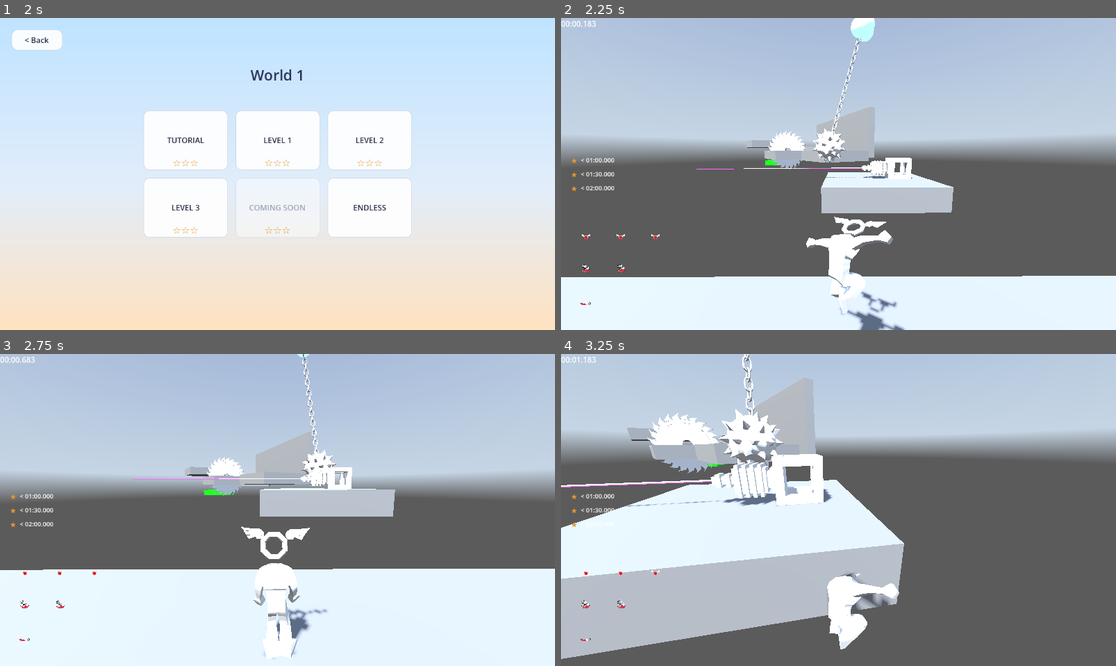
Above: before the commit, frames 1-4 (two rows, left to right).
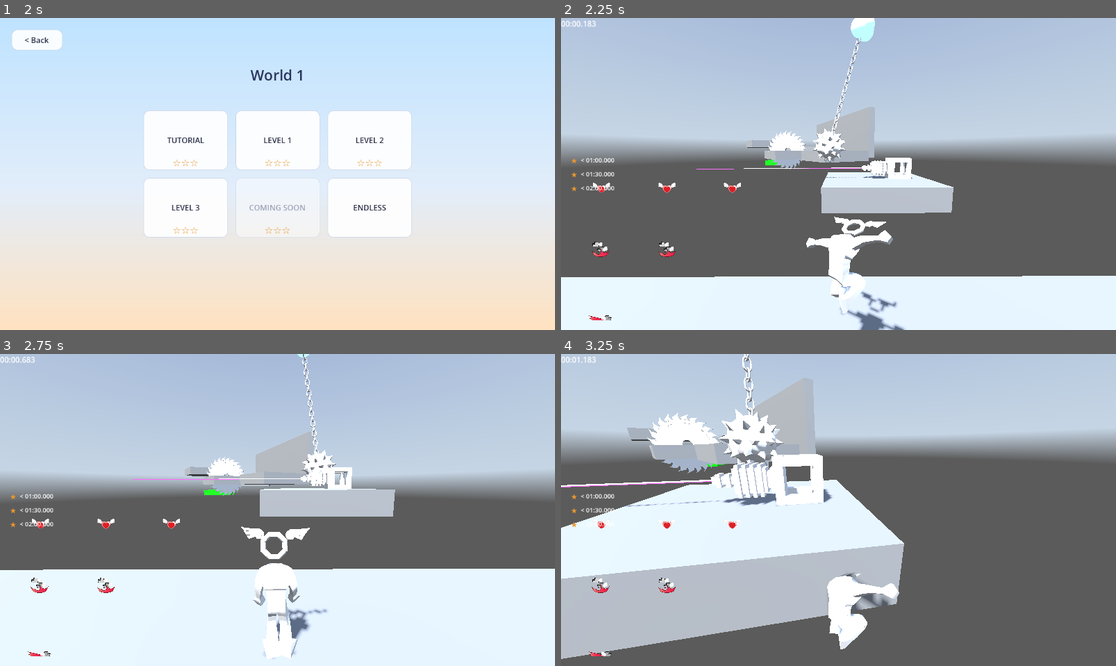
Above: after the commit, the same moments.

Repository: jpvds1/DDJD
Game: Godot game, scene res://scenes/game_controller.tscn
Two runs of this game, one before a commit and one after it. Both use one fixed random seed, a clock stepped at 60 frames per second and the inputs below. A sky picture missing from this copy of the repository is replaced by a grey-blue gradient. Sound files missing from this copy of the repository are replaced by a short silence.
Inputs (mouse positions are in pixels of both pictures, inside the frame that each line leads up to):
- Up to frame 1 (2 s): click "Continue as Guest" at 0.5 s; click "Play" at 1.25 s
- Up to frame 2 (2.25 s): click "LEVEL 1" at 2 s
- Up to frame 3 (2.75 s): no input
- Up to frame 4 (3.25 s): tap Enter at 2.75 s; move the mouse to (866, 510) at 2.77 s; hold W (move_forwards) from 2.78 s (still down); tap Q (dash) at 2.85 s; tap Space (jump) at 3.02 s

Frame 1 is identical in both runs. In frame 2, 0.4% of the frame differs, in the area x 3-33%, y 52-97%; in frame 3, 0.4%; in frame 4, 0.4%.

Commit message:
fix: resize

Diff:
--- a/platformer-game/scripts/ui/main_UI.gd
+++ b/platformer-game/scripts/ui/main_UI.gd
@@ -317,7 +317,7 @@
 	for i in range(total_count):
 		var is_active := i < active_count
 		var tr := TextureRect.new()
-		tr.custom_minimum_size = Vector2(64, 64)
+		tr.custom_minimum_size = Vector2(128, 128)
 		tr.size_flags_horizontal = Control.SIZE_SHRINK_BEGIN
 		tr.texture = active_tex if is_active else inactive_tex
 		tr.expand_mode = TextureRect.EXPAND_IGNORE_SIZE
@@ -351,29 +351,19 @@
 
 	for i in range(max_d):
 		var wrapper := Control.new()
-		wrapper.custom_minimum_size = Vector2(64, 64)
-
-		var bg := TextureRect.new()
-		bg.set_anchors_preset(Control.PRESET_FULL_RECT)
-		bg.texture = _DASH_TEX
-		bg.expand_mode = TextureRect.EXPAND_IGNORE_SIZE
-		bg.stretch_mode = TextureRect.STRETCH_KEEP_ASPECT_CENTERED
-		bg.modulate = Color(0.35, 0.35, 0.35, 1)
-		wrapper.add_child(bg)
-
-		# clip grows left-to-right to reveal the bright icon on top of the dim bg
+		wrapper.custom_minimum_size = Vector2(128, 128)
+
 		var clip := Control.new()
 		clip.clip_children = Control.CLIP_CHILDREN_ONLY
 		clip.anchor_left = 0.0; clip.anchor_top = 0.0
 		clip.anchor_right = 0.0; clip.anchor_bottom = 1.0
-		clip.offset_right = 64.0
+		clip.offset_right = 128.0
 		wrapper.add_child(clip)
 
 		var fg := TextureRect.new()
-		# fixed 64×64 regardless of clip width so the texture isn't squeezed
 		fg.anchor_left = 0.0; fg.anchor_top = 0.0
 		fg.anchor_right = 0.0; fg.anchor_bottom = 0.0
-		fg.offset_right = 64.0; fg.offset_bottom = 64.0
+		fg.offset_right = 128.0; fg.offset_bottom = 128.0
 		fg.texture = _DASH_TEX
 		fg.expand_mode = TextureRect.EXPAND_IGNORE_SIZE
 		fg.stretch_mode = TextureRect.STRETCH_KEEP_ASPECT_CENTERED
@@ -385,7 +375,7 @@
 func _set_icon_fill(index: int, ratio: float) -> void:
 	if index < 0 or index >= _dash_icons.size():
 		return
-	_dash_icons[index].offset_right = clamp(ratio, 0.0, 1.0) * 64.0
+	_dash_icons[index].offset_right = clamp(ratio, 0.0, 1.0) * 128.0
 
 # ---------------------------------------------------------
 # UI API
